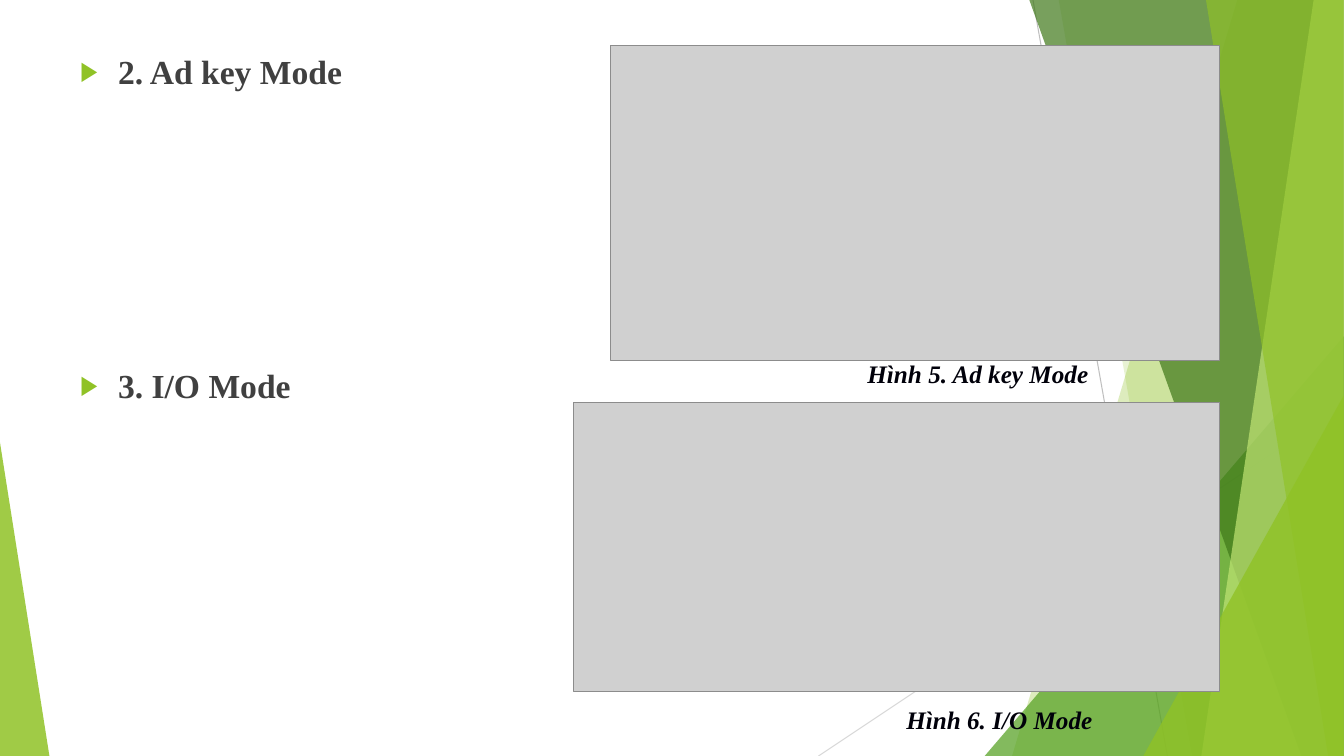
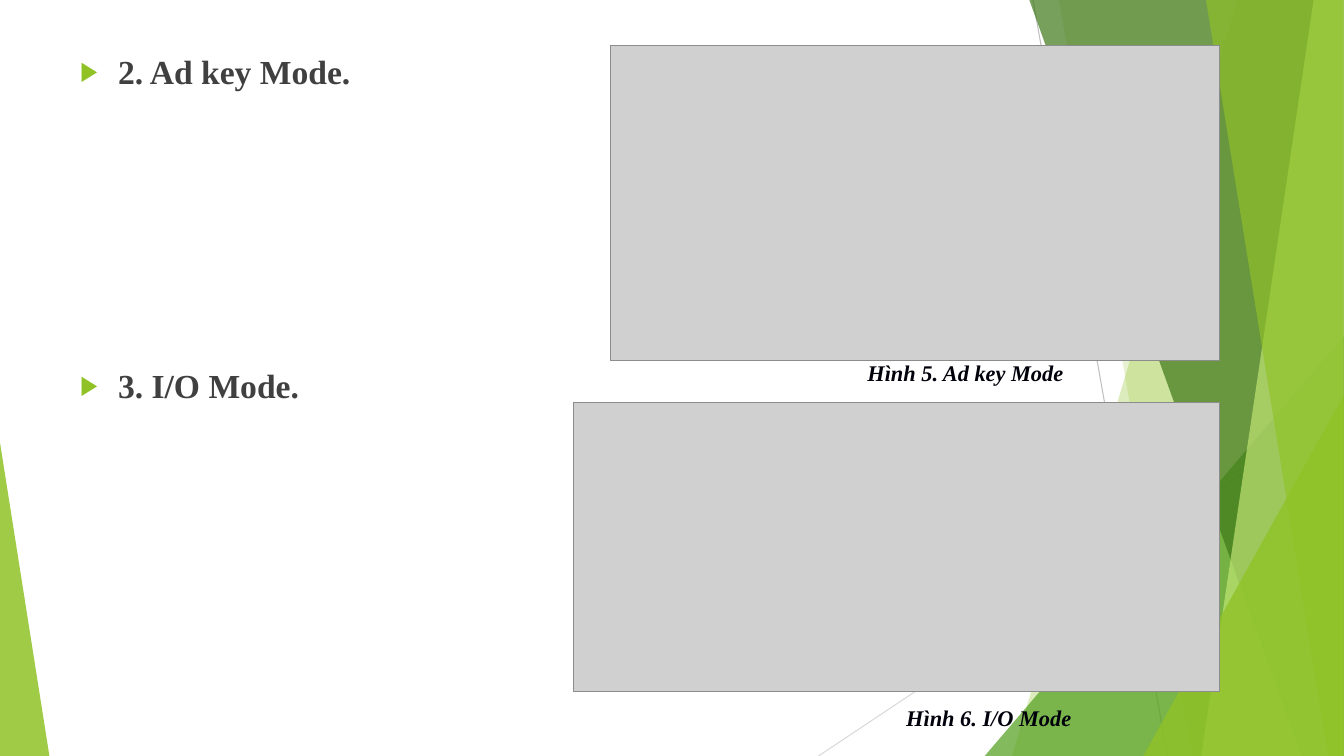
Before and after one commit to huynhlinh112/final, a slide deck: slide 11 of final.pptx (slide 9 before the commit). Drawn at 1344x756 pixels with LibreOffice and Linux fonts; fonts in the diff are those of the drawing; grey boxes stand for pictures. Boxes give left, top, right and bottom in pixels: in the first picture for what was removed or moved away, otherwise in the second. Text is boxed around its words. In the diff, an @@ line names an element or a change of style, - is before the commit and + after.

```diff
--- a/final.pptx
+++ b/final.pptx
@@ text at (118,60,350,90): text changed @@
-▶ 2. Ad key Mode
+▶ 2. Ad key Mode.
@@ text "Hình 5. Ad key Mode" at (867,365,1063,386): size 18 to 16 pt @@
@@ text at (118,374,299,399): text changed @@
-▶ 3. I/O Mode
+▶ 3. I/O Mode.
@@ text "Hình 6. I/O Mode" at (906,709,1071,732): size 18 to 16 pt @@
```
Also in this commit, not shown: 12 other slides changed, 4 slides added.
